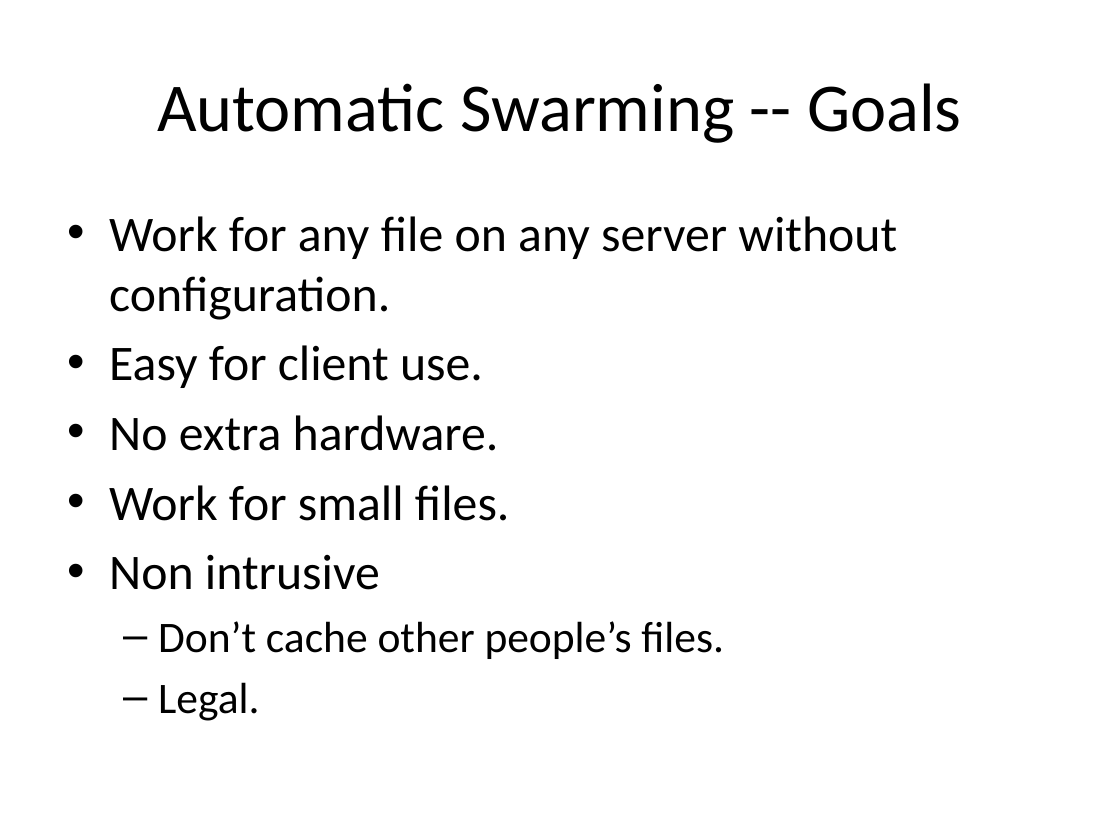
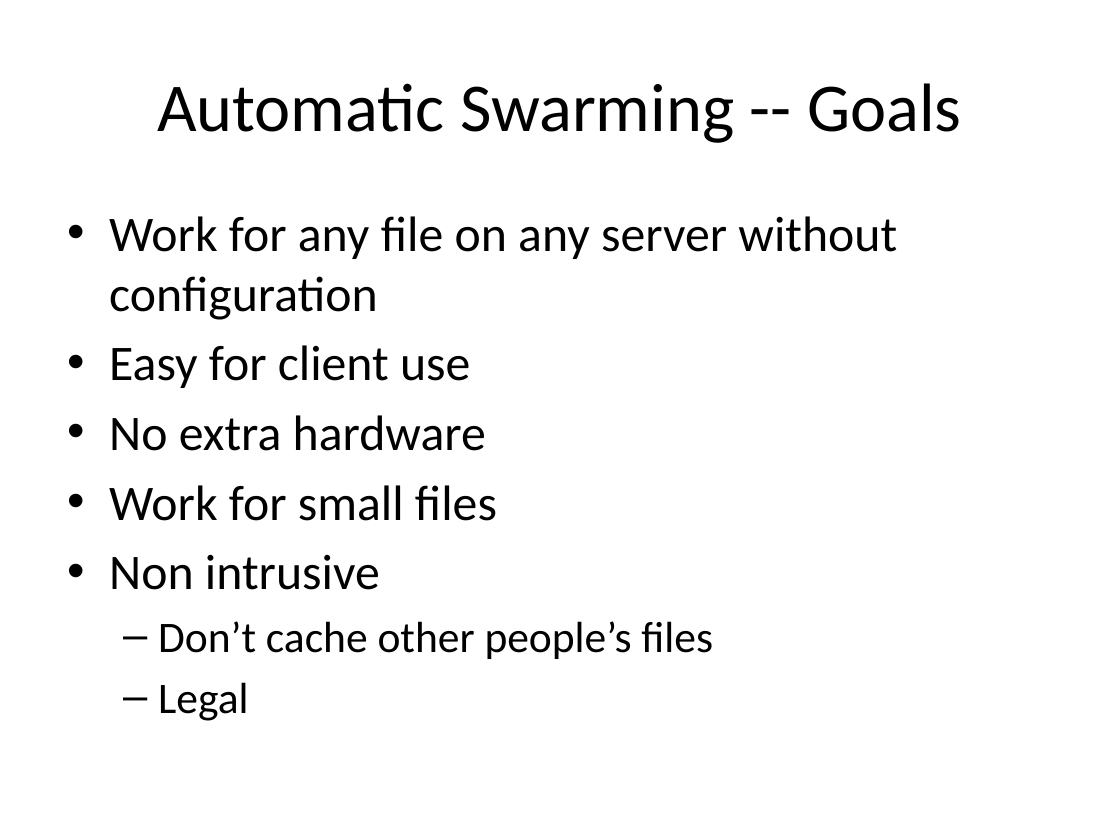
Before and after one commit to rdp/p2pwebclient, a slide deck: slide 12 of thesis_presentation/How to Make the Internet Faster.pptx. Drawn at 1120x840 pixels with LibreOffice and Linux fonts; fonts in the diff are those of the drawing. Boxes give left, top, right and bottom in pixels: in the first picture for what was removed or moved away, otherwise in the second. Text is boxed around its words. In the diff, an @@ line names an element or a change of style, - is before the commit and + after.

```diff
--- a/thesis_presentation/How to Make the Internet Faster.pptx
+++ b/thesis_presentation/How to Make the Internet Faster.pptx
@@ text at box(109, 216, 897, 521): text changed @@
-• Work for any file on any server without configuration.
-• Easy for client use.
-• No extra hardware.
-• Work for small files.
+• Work for any file on any server without configuration
+• Easy for client use
+• No extra hardware
+• Work for small files
@@ text at box(158, 621, 713, 721): text changed @@
-  – Don’t cache other people’s files.
-  – Legal.
+  – Don’t cache other people’s files
+  – Legal
```
Also in this commit, not shown: 21 other slides changed, 1 other file.
